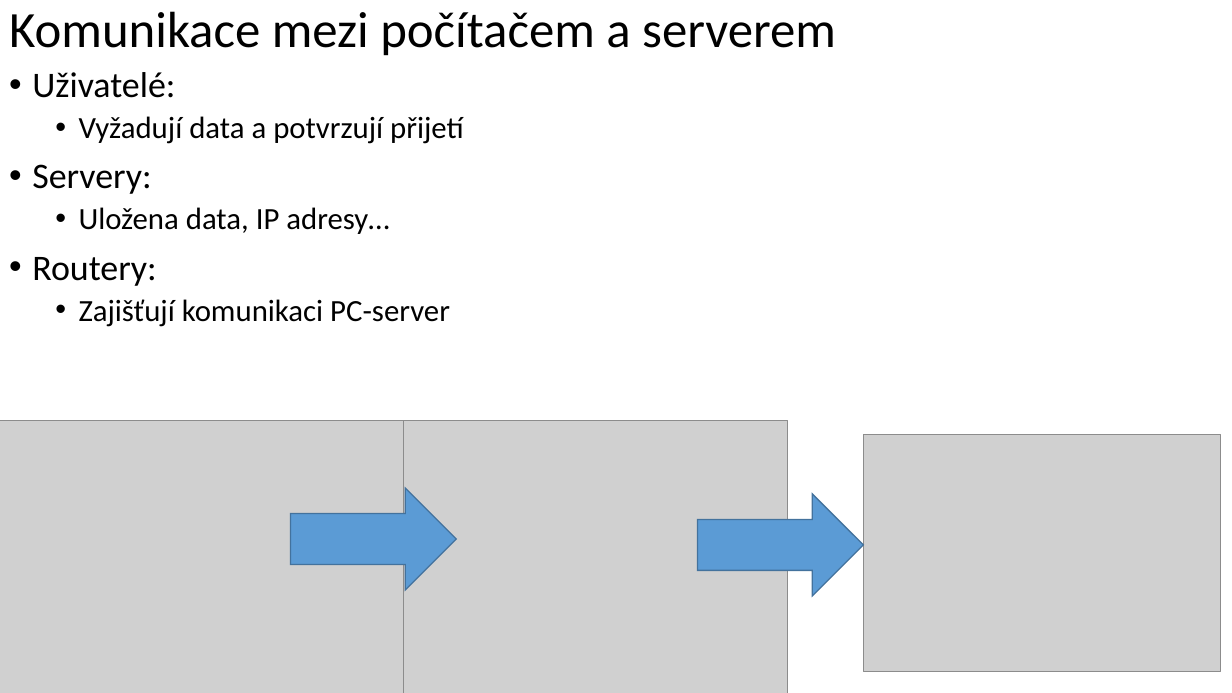
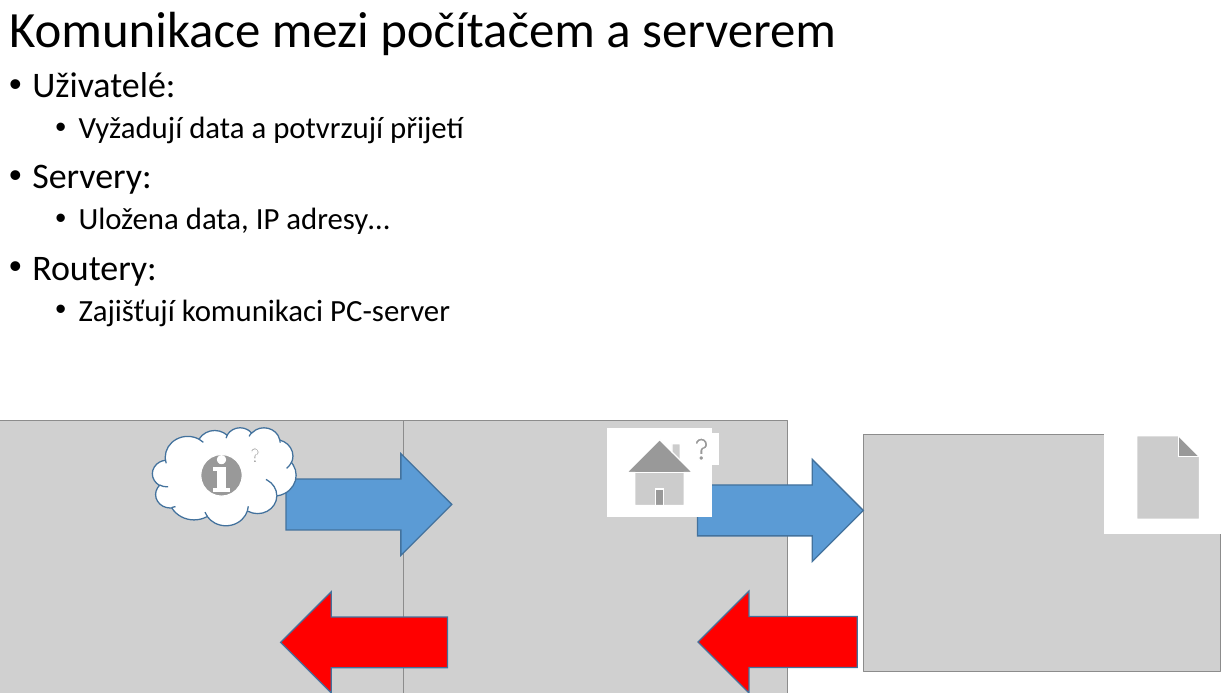
Before and after one commit to GLProgrammer/PrincipFungovaniInternetu, a slide deck: slide 5 of Princip fungvání internetu.pptx. Drawn at 1232x693 pixels with LibreOffice and Linux fonts; fonts in the diff are those of the drawing; grey boxes stand for pictures. Boxes give left, top, right and bottom in pixels: in the first picture for what was removed or moved away, otherwise in the second. Text is boxed around its words. In the diff, an @@ line names an element or a change of style, - is before the commit and + after.

```diff
--- a/Princip fungvání internetu.pptx
+++ b/Princip fungvání internetu.pptx
@@ cloud added at [152, 428, 296, 526], fill #FFFFFF, outline #43739E 1 pt @@
@@ action button information added at [189, 447, 254, 503], fill #FFFFFF, outline #FFFFFF 1 pt @@
@@ action button help added at [244, 445, 266, 466], fill #FFFFFF, outline #FFFFFF 1 pt @@
@@ action button home added at [608, 429, 712, 517], fill #FFFFFF, outline #FFFFFF 1 pt @@
@@ action button help added at [685, 434, 718, 465], fill #FFFFFF, outline #FFFFFF 1 pt @@
@@ action button document added at [1104, 422, 1232, 533], fill #FFFFFF, outline #FFFFFF 1 pt @@
@@ right arrow: place and size @@
-right arrow at [290, 488, 456, 590]
+right arrow at [287, 454, 452, 555]
@@ right arrow: place and size @@
-right arrow at [698, 494, 863, 596]
+right arrow at [698, 459, 863, 561]
@@ right arrow added at [281, 592, 448, 693], fill #FF0000, outline #43739E 1 pt @@
@@ right arrow added at [698, 592, 857, 693], fill #FF0000, outline #43739E 1 pt @@
```
Also in this commit, not shown: 5 other slides changed, 2 slides added.
